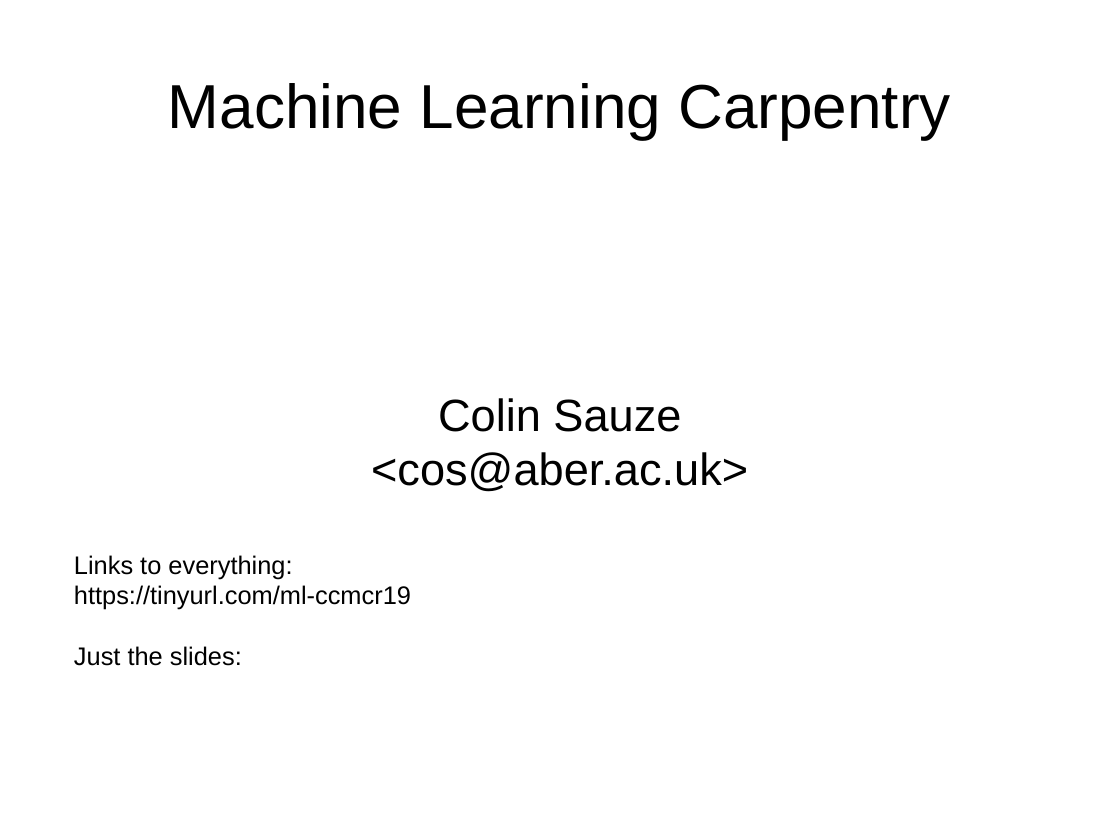
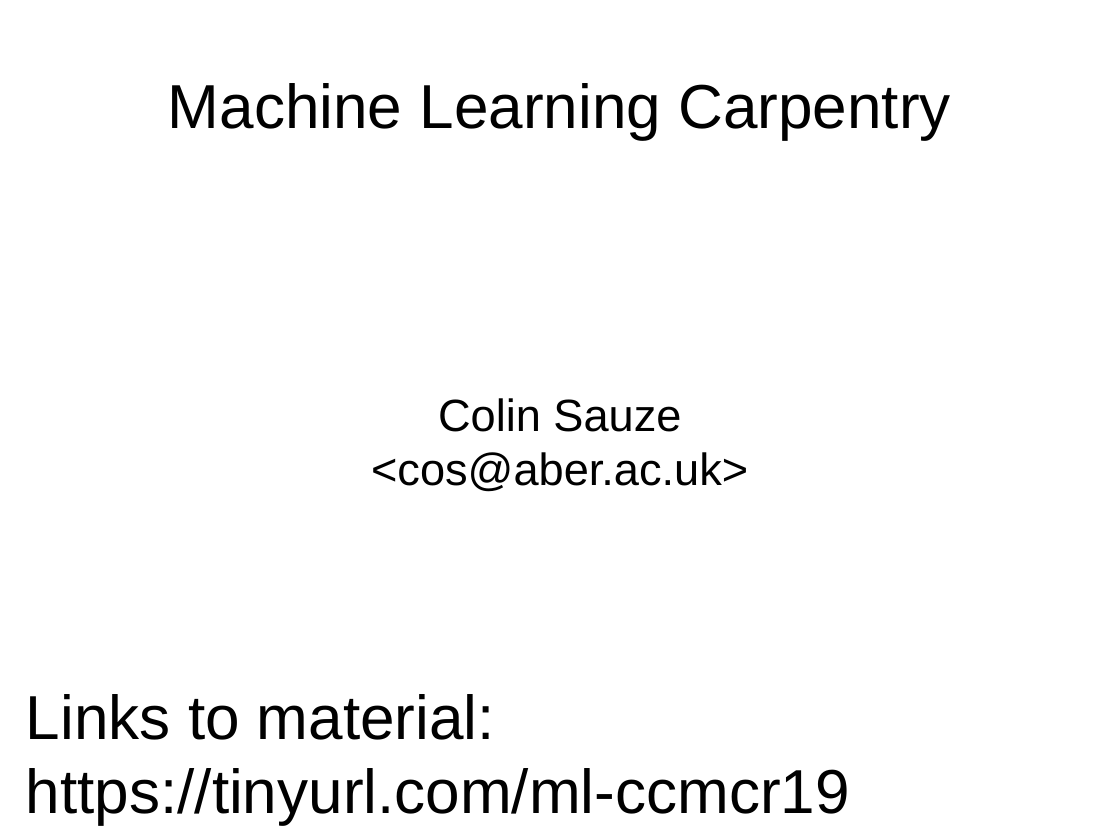
Before and after one commit to carpentries-incubator/machine-learning-novice-sklearn, a slide deck: slide 1 of Carpentry Connect Manchester Machine Learning Slides.odp. Drawn at 1120x840 pixels with LibreOffice and Linux fonts; fonts in the diff are those of the drawing. Boxes give left, top, right and bottom in pixels: in the first picture for what was removed or moved away, otherwise in the second. Text is boxed around its words. In the diff, an @@ line names an element or a change of style, - is before the commit and + after.

```diff
--- a/Carpentry Connect Manchester Machine Learning Slides.odp
+++ b/Carpentry Connect Manchester Machine Learning Slides.odp
@@ text at <box>74,646,242,666</box>: paragraph removed @@
-Just the slides:
@@ text "Links to material:": place and size @@
-text "Links to material:" at <box>74,555,411,666</box>
+text "Links to material:" at <box>26,694,850,824</box>
@@ text at <box>26,694,495,740</box>: text changed; size 18 to 44 pt @@
-Links to everything:
+Links to material:
@@ text at <box>26,768,850,824</box>: size 18 to 44 pt in "https://tinyurl.com/ml-ccmcr19" @@
```
Also in this commit, not shown: 1 other file.
